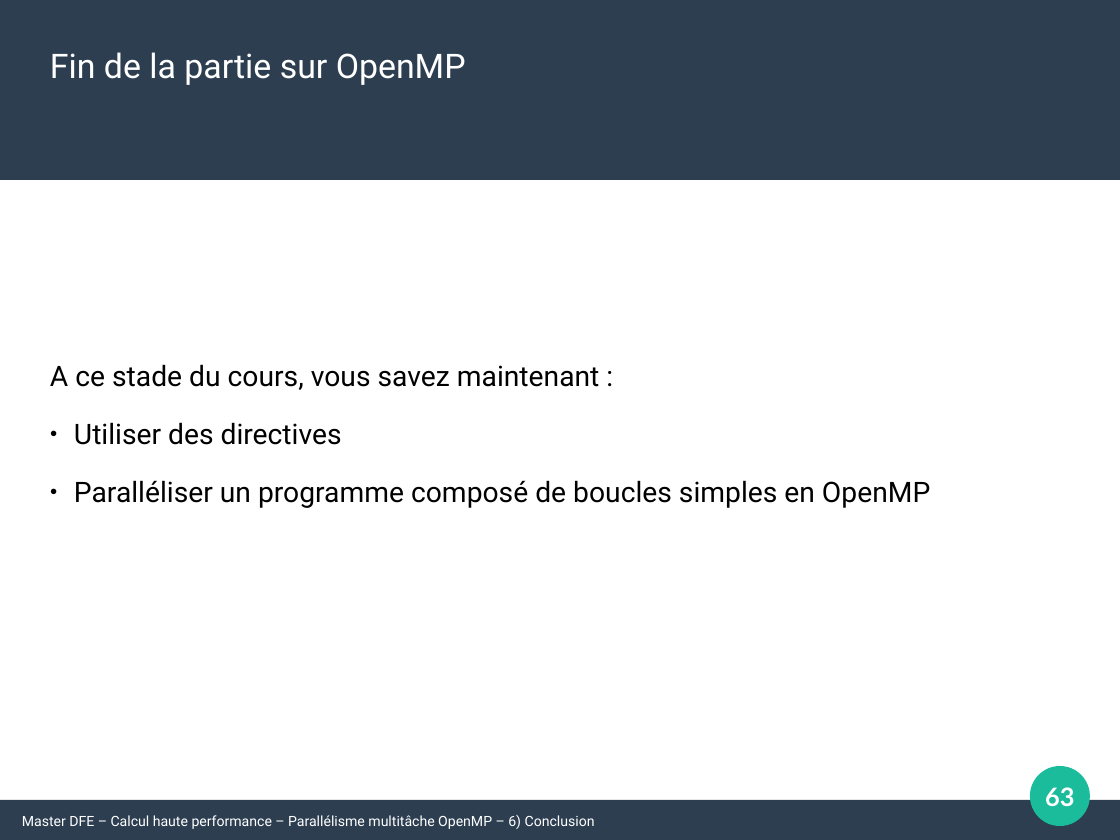
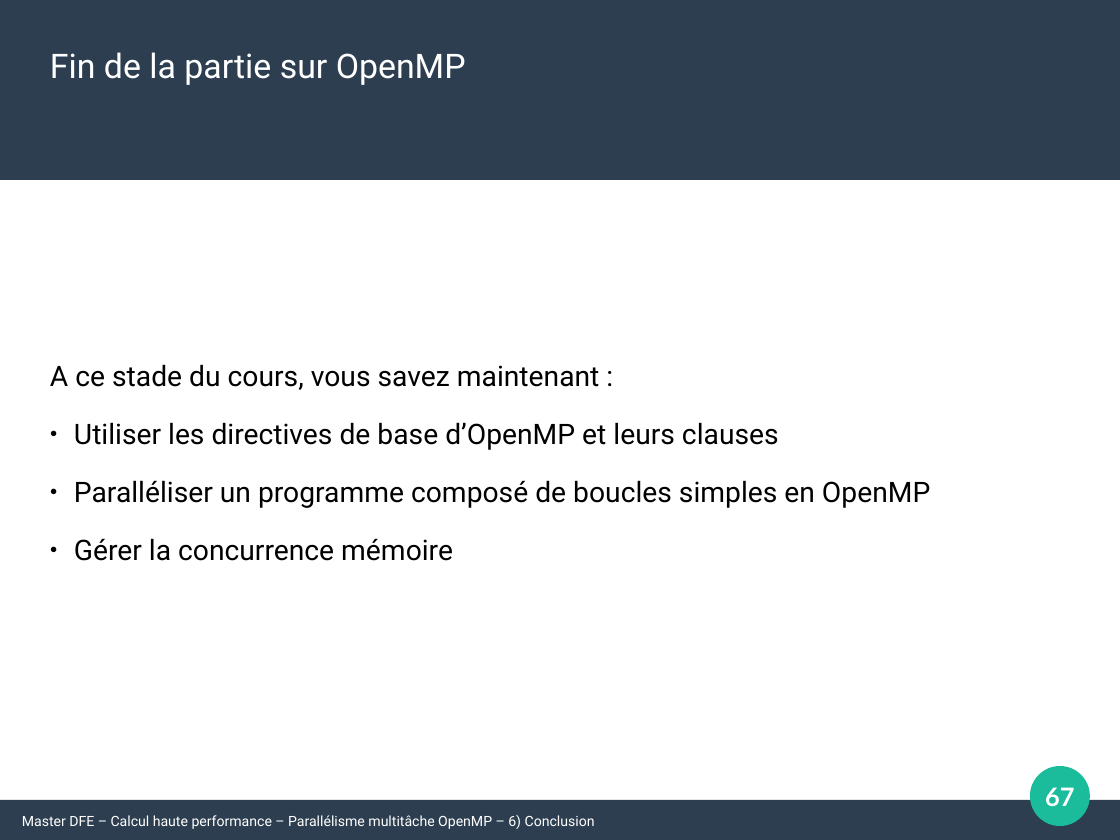
Before and after one commit to Maison-de-la-Simulation/HPC-DFE-Paris-Saclay, a slide deck: slide 67 of support/OpenMP.odp (slide 63 before the commit). Drawn at 1120x840 pixels with LibreOffice and Linux fonts; fonts in the diff are those of the drawing. Boxes give left, top, right and bottom in pixels: in the first picture for what was removed or moved away, otherwise in the second. Text is boxed around its words. In the diff, an @@ line names an element or a change of style, - is before the commit and + after.

Commit message:
Creation of a new exercise for OpenMP critical

```diff
--- a/support/OpenMP.odp
+++ b/support/OpenMP.odp
@@ text at [74,422,779,450]: text changed @@
-● Utiliser des directives
+● Utiliser les directives de base d’OpenMP et leurs clauses
@@ text at [74,538,453,561]: paragraph added @@
+● Gérer la concurrence mémoire
@@ page number at [1045,787,1074,807]: text changed @@
-63
+67
```
Also in this commit, not shown: 3 other slides changed, 4 slides added, 4 other files.
